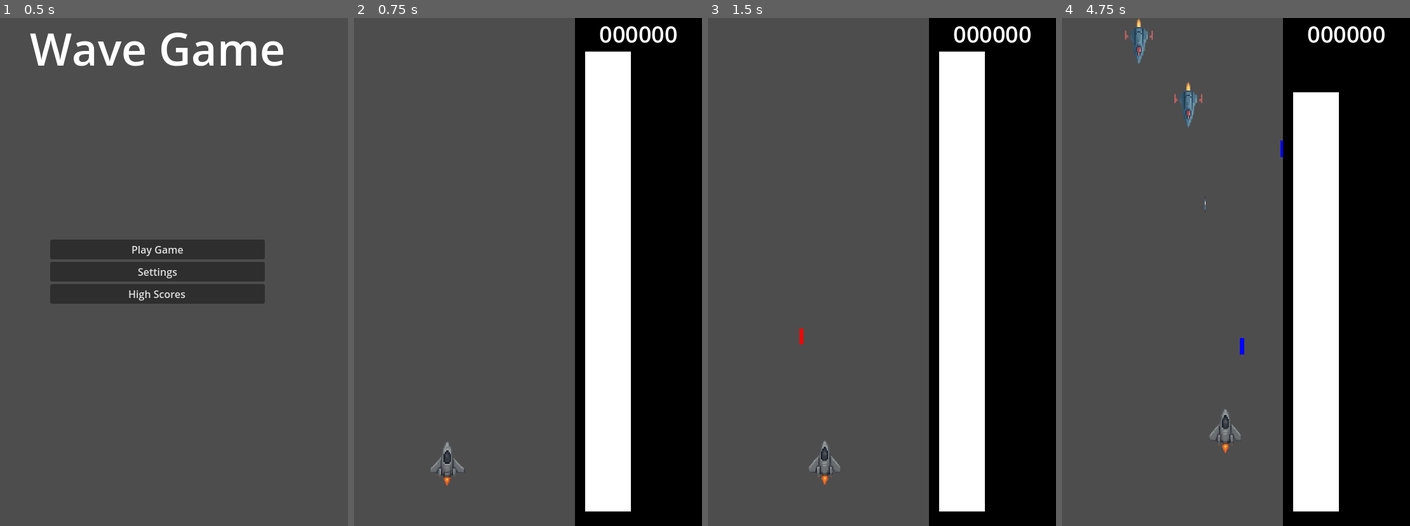
Above: before the commit, frames 1-4 (left to right).
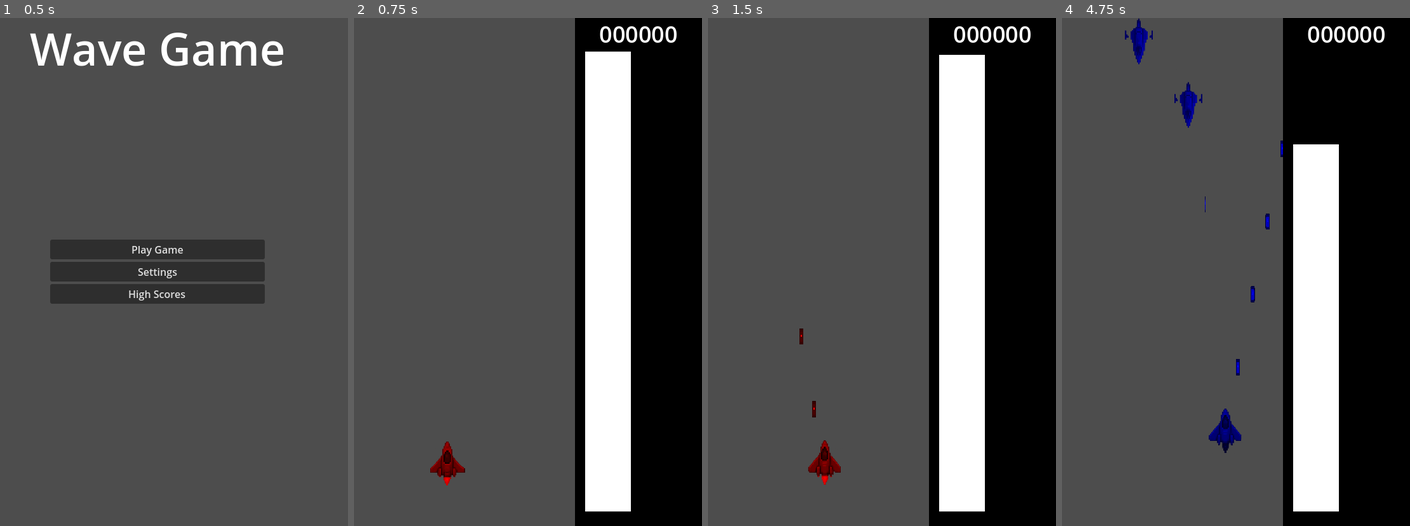
Above: after the commit, the same moments.

Repository: parkernalch/wave-jam
Game: Godot game, scene res://Scenes/Menus/menus.tscn
The game is run twice, just before and just after one commit, with the same random seed, the same clock (stepped at 60 frames per second) and the same inputs. The engine's default icon, where the game draws it, is replaced by a stand-in: a white triangle on a blue panel in a dark square.
Inputs (mouse positions are in pixels of both pictures, inside the frame that each line leads up to):
- Up to frame 1 (0.5 s): no input
- Up to frame 2 (0.75 s): click "Play Game" at 0.5 s
- Up to frame 3 (1.5 s): move the mouse to (948, 246) at 1.27 s; hold D (right) from 1.28 s (still down); hold Right mouse button (shoot) from 1.28 s (still down)
- Up to frame 4 (4.75 s): move the mouse to (1142, 297) at 2.02 s; release D (right) at 2.03 s; release Right mouse button (shoot) at 2.03 s; hold S (down) 2.03-2.78 s; tap Shift (boost) at 2.1 s; right-click (1142, 297) at 2.3 s; move the mouse to (1256, 160) at 2.77 s; hold D (right) 2.78-3.53 s; hold Right mouse button (shoot) 2.78-3.53 s; click (1256, 160) at 2.85 s; move the mouse to (1201, 373) at 3.52 s; hold W (up) 3.53-4.28 s; right-click (1201, 373) at 3.6 s; move the mouse to (1333, 348) at 4.27 s; hold A (left) from 4.28 s (still down); hold Right mouse button (shoot) from 4.28 s (still down)

Frame 1 is identical in both runs. In frame 2, 0.4% of the frame differs, in the area x 21-32%, y 83-92%; in frame 3, 0.5%; in frame 4, 2.5%, in the area x 18-80%, y 0-86%.

Commit message:
handled collision based on waveform

Diff:
--- /dev/null
+++ b/Assets/Shaders/TintShader.gdshader
@@ -0,0 +1,11 @@
+shader_type canvas_item;
+
+uniform vec4 tint_color : source_color = vec4(1.0, 0.0, 0.0, 1.0);
+
+void fragment() {
+    vec4 tex = texture(TEXTURE, UV);
+    vec3 out_rgb;
+    out_rgb = tex.rgb * tint_color.rgb;
+    float out_a = tex.a * tint_color.a;
+    COLOR = vec4(out_rgb, out_a);
+}
--- a/Entities/Bullet/Bullet.gdshader
+++ /dev/null
@@ -1,7 +0,0 @@
-shader_type canvas_item;
-
-uniform vec4 tint_color : source_color = vec4(1.0, 0.0, 0.0, 1.0);
-
-void fragment() {
-    COLOR = tint_color;
-}
--- a/Entities/Bullet/Bullet.tscn
+++ b/Entities/Bullet/Bullet.tscn
@@ -1,7 +1,7 @@
 [gd_scene load_steps=7 format=3 uid="uid://bu6085dc6v642"]
 
 [ext_resource type="Texture2D" uid="uid://bve4tgd36vyvf" path="res://icon.svg" id="1_1thq3"]
-[ext_resource type="Shader" uid="uid://d07s5v2j81y7u" path="res://Entities/Bullet/Bullet.gdshader" id="1_2bdyw"]
+[ext_resource type="Shader" uid="uid://d07s5v2j81y7u" path="res://Assets/Shaders/TintShader.gdshader" id="1_2bdyw"]
 [ext_resource type="Script" uid="uid://dm4flb48kbjnv" path="res://Entities/Bullet/Bullet.gd" id="1_084bd"]
 
 [sub_resource type="ShaderMaterial" id="ShaderMaterial_qa4od"]
--- a/Entities/Enemy/Enemy.gd
+++ b/Entities/Enemy/Enemy.gd
@@ -25,10 +25,26 @@
 var t: float = 0.0
 var _base_x: float = 0.0
 
+func set_tint(color: Vector4) -> void:
+	# Root node material
+	if material and material is ShaderMaterial:
+		var mat := (material as ShaderMaterial).duplicate(true) as ShaderMaterial
+		material = mat
+		mat.set_shader_parameter("tint_color", color)
+
+	# AnimatedSprite2D material
+	if has_node("AnimatedSprite2D"):
+		var anim := $AnimatedSprite2D
+		if anim.material and anim.material is ShaderMaterial:
+			var amat := (anim.material as ShaderMaterial).duplicate(true) as ShaderMaterial
+			anim.material = amat
+			amat.set_shader_parameter("tint_color", color)
+
 # Called when the node enters the scene tree for the first time.
 func _ready() -> void:
 	randomize()
 	current_wave_form = CONSTANTS.DEFAULT_WAVE_FORMS.values()[randi() % CONSTANTS.DEFAULT_WAVE_FORMS.values().size()]
+	set_tint(current_wave_form["color"])
 	# Timer to handle shooting
 	TimerHelper.make_timer(self, shot_cooldown, shoot, false, true)
 	_base_x = global_position.x
@@ -41,9 +57,11 @@
 
 	detect_player_collision()
 
+	if (global_position.y > bounds_bottom + 100):
+		destroy()
+
 	if (health <= 0):
 		destroy()
-
 
 func sine_wave_movement(delta: float) -> void:
 	t += delta
@@ -78,7 +96,6 @@
 			# narrow-phase: call enemy's hit method or do more precise shape checks
 			if obj.has_method("enemy_collision"):
 				obj.enemy_collision(current_wave_form)
-
 				destroy()
 			return
 
@@ -99,14 +116,13 @@
 	# fallback: small box around position
 	return Rect2(global_position - Vector2(8,8), Vector2(16,16))
 
-
 func shoot() -> void:
 	var bullet = Bullet.instantiate()
 
 	if get_parent():
 		get_parent().add_child(bullet)
 		bullet.global_position = bullet_spawn.global_position
-		bullet.shoot(bullet_speed)
+		bullet.shoot(bullet_speed, current_wave_form)
 
 func destroy() -> void:
 	# Add animation
--- a/Entities/Enemy/Enemy.tscn
+++ b/Entities/Enemy/Enemy.tscn
@@ -1,7 +1,12 @@
-[gd_scene load_steps=10 format=3 uid="uid://bgq25fqnnfvvr"]
+[gd_scene load_steps=12 format=3 uid="uid://bgq25fqnnfvvr"]
 
 [ext_resource type="Script" uid="uid://c31wxi1aat0bk" path="res://Entities/Enemy/Enemy.gd" id="1_jd44d"]
+[ext_resource type="Shader" uid="uid://d07s5v2j81y7u" path="res://Assets/Shaders/TintShader.gdshader" id="2_salu8"]
 [ext_resource type="Texture2D" uid="uid://cixl751gq28wa" path="res://Assets/Ships/sprite sheet ai2.png" id="2_t7hpb"]
+
+[sub_resource type="ShaderMaterial" id="ShaderMaterial_7s3rp"]
+shader = ExtResource("2_salu8")
+shader_parameter/tint_color = Color(1, 0, 0, 1)
 
 [sub_resource type="AtlasTexture" id="AtlasTexture_bkf3j"]
 atlas = ExtResource("2_t7hpb")
@@ -57,6 +62,7 @@
 script = ExtResource("1_jd44d")
 
 [node name="AnimatedSprite2D" type="AnimatedSprite2D" parent="."]
+material = SubResource("ShaderMaterial_7s3rp")
 rotation = -3.1415925
 scale = Vector2(0.3, 0.3)
 sprite_frames = SubResource("SpriteFrames_xhe1s")
--- a/Entities/EnemyBullet/EnemyBullet.gd
+++ b/Entities/EnemyBullet/EnemyBullet.gd
@@ -3,14 +3,31 @@
 @export var bullet_speed = 200;
 @export var hit_box_size: Vector2 = Vector2(8, 8) # bullet AABB size (tune as needed)
 
-var wave_form
+var current_wave_form
 
 # Called when the node enters the scene tree for the first time.
 func _ready() -> void:
 	pass # Replace with function body.
 
-func shoot(bulletSpeed):
+func shoot(bulletSpeed, wave_form):
+	current_wave_form = wave_form
 	bullet_speed = bulletSpeed
+	set_tint(current_wave_form["color"])
+
+func set_tint(color: Vector4) -> void:
+	# Root node material
+	if material and material is ShaderMaterial:
+		var mat := (material as ShaderMaterial).duplicate(true) as ShaderMaterial
+		material = mat
+		mat.set_shader_parameter("tint_color", color)
+
+	if has_node("AnimatedSprite2D"):
+		var anim := $AnimatedSprite2D
+		if anim.material and anim.material is ShaderMaterial:
+			var amat := (anim.material as ShaderMaterial).duplicate(true) as ShaderMaterial
+			anim.material = amat
+			amat.set_shader_parameter("tint_color", color)
+
 
 # Called every frame. 'delta' is the elapsed time since the previous frame.
 func _physics_process(delta: float) -> void:
@@ -29,7 +46,7 @@
 		var obj_rect = obj.get_aabb()
 		if aabb.intersects(obj_rect):
 			if obj.has_method("take_damage"):
-				obj.take_damage(1)
+				obj.take_damage(1, current_wave_form)
 				spatial_hash.remove(self)
 				queue_free()
 			return
--- a/Entities/EnemyBullet/EnemyBullet.tscn
+++ b/Entities/EnemyBullet/EnemyBullet.tscn
@@ -1,7 +1,12 @@
-[gd_scene load_steps=4 format=3 uid="uid://dpxho6x4ucfdl"]
+[gd_scene load_steps=6 format=3 uid="uid://dpxho6x4ucfdl"]
 
 [ext_resource type="Texture2D" uid="uid://bve4tgd36vyvf" path="res://icon.svg" id="1_f17ve"]
 [ext_resource type="Script" uid="uid://bfalqcnmvo6i8" path="res://Entities/EnemyBullet/EnemyBullet.gd" id="1_vv6mp"]
+[ext_resource type="Shader" uid="uid://d07s5v2j81y7u" path="res://Assets/Shaders/TintShader.gdshader" id="2_hf6su"]
+
+[sub_resource type="ShaderMaterial" id="ShaderMaterial_uh4qg"]
+shader = ExtResource("2_hf6su")
+shader_parameter/tint_color = Color(1, 0, 0, 1)
 
 [sub_resource type="SpriteFrames" id="SpriteFrames_vv6mp"]
 animations = [{
@@ -18,6 +23,7 @@
 script = ExtResource("1_vv6mp")
 
 [node name="AnimatedSprite2D" type="AnimatedSprite2D" parent="."]
+material = SubResource("ShaderMaterial_uh4qg")
 position = Vector2(0, -2.5000002)
 scale = Vector2(0.011718752, 0.1953125)
 sprite_frames = SubResource("SpriteFrames_vv6mp")
--- a/Entities/Player/Player.gd
+++ b/Entities/Player/Player.gd
@@ -5,11 +5,11 @@
 @export var bullet_speed = 1000;
 @export var speed = 300
 @export var boost_multiplier = 2.0
+@export var shoot_cooldown = 0.3
 
 var max_amplitude = 100.0
 var amplitude = 100.0
 var shoot_cooldown_timer
-var shoot_cooldown = 0.3
 var can_shoot = true
 var form_index = 0
 var FORMS = CONSTANTS.DEFAULT_WAVE_FORMS
@@ -60,14 +60,19 @@
 		signal_bus.amplitude_changed.emit(amplitude)
 		shoot_cooldown_timer.start()
 
-func take_damage(damage):
-	amplitude = max(amplitude - damage, 0)
-	signal_bus.amplitude_changed.emit(amplitude)
+func take_damage(damage, wave_form):
+	if wave_form != current_form:
+		amplitude = max(amplitude - damage, 0)
+		signal_bus.amplitude_changed.emit(amplitude)
+
 
 func enemy_collision(wave_form):
-	# Handle collision with enemy
-	amplitude = max(amplitude - 10, 0)
-	signal_bus.amplitude_changed.emit(amplitude)
+	if wave_form != current_form:
+		amplitude = max(amplitude - 30, 0)
+		signal_bus.amplitude_changed.emit(amplitude)
+	else:
+		amplitude = min(amplitude + 10, max_amplitude)
+		signal_bus.amplitude_changed.emit(amplitude)
 
 func _on_enemy_hit():
 	amplitude = min(amplitude + 5, max_amplitude)
--- a/Entities/Player/Player.tscn
+++ b/Entities/Player/Player.tscn
@@ -1,11 +1,15 @@
-[gd_scene load_steps=14 format=3 uid="uid://cgbo4s8g2xsx7"]
+[gd_scene load_steps=15 format=3 uid="uid://cgbo4s8g2xsx7"]
 
 [ext_resource type="Script" uid="uid://bakerdq5wxjs0" path="res://Entities/Player/Player.gd" id="1_1des2"]
-[ext_resource type="Shader" uid="uid://d07s5v2j81y7u" path="res://Entities/Bullet/Bullet.gdshader" id="2_t38ms"]
+[ext_resource type="Shader" uid="uid://d07s5v2j81y7u" path="res://Assets/Shaders/TintShader.gdshader" id="2_t38ms"]
 [ext_resource type="Script" uid="uid://c26clyli7nif4" path="res://Entities/Player/States/Move.gd" id="3_an6q6"]
 [ext_resource type="Texture2D" uid="uid://6paw08xhfkas" path="res://Assets/Ships/ChatGPT Image Nov 16, 2025, 03_40_20 PM.png" id="3_hj1c0"]
 [ext_resource type="Script" uid="uid://ch5ks4m7ijeku" path="res://Globals/StateMachine/StateMachine.gd" id="3_t38ms"]
 [ext_resource type="Script" uid="uid://bg1tj38ykui53" path="res://Entities/Player/States/Idle.gd" id="4_t38ms"]
+
+[sub_resource type="ShaderMaterial" id="ShaderMaterial_x44r4"]
+shader = ExtResource("2_t38ms")
+shader_parameter/tint_color = Color(1, 0, 0, 1)
 
 [sub_resource type="ShaderMaterial" id="ShaderMaterial_hj1c0"]
 shader = ExtResource("2_t38ms")
@@ -46,8 +50,10 @@
 size = Vector2(84.37491, 78.124916)
 
 [node name="Player" type="CharacterBody2D"]
+material = SubResource("ShaderMaterial_x44r4")
 scale = Vector2(0.6400006, 0.6400006)
 script = ExtResource("1_1des2")
+shoot_cooldown = 0.1
 
 [node name="BulletSpawn" type="Node2D" parent="."]
 position = Vector2(-1.5624986, -54.687447)
